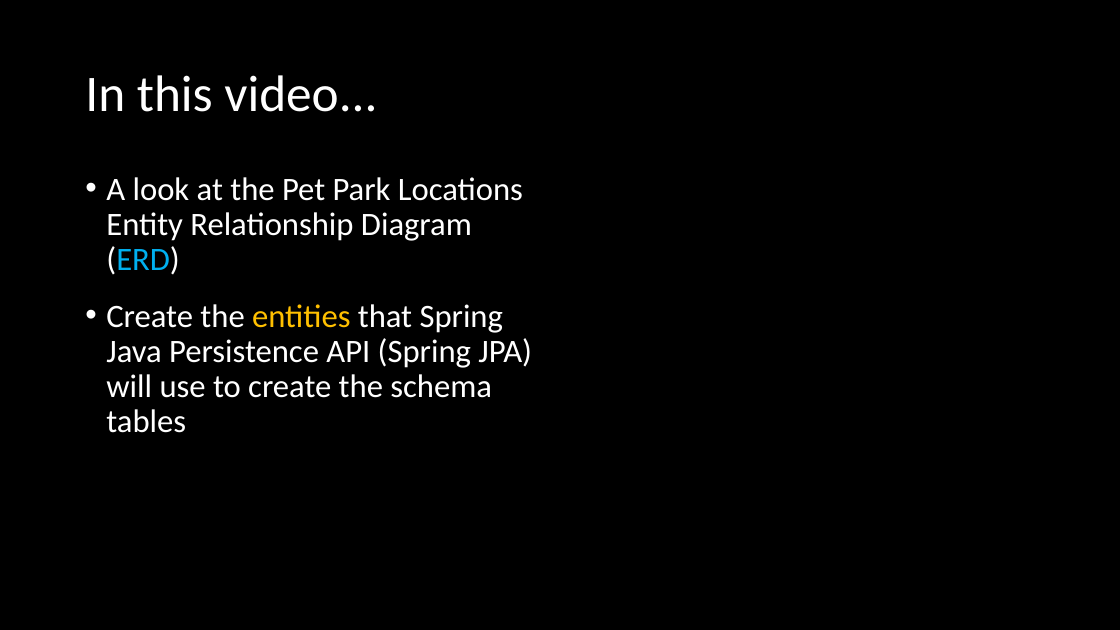
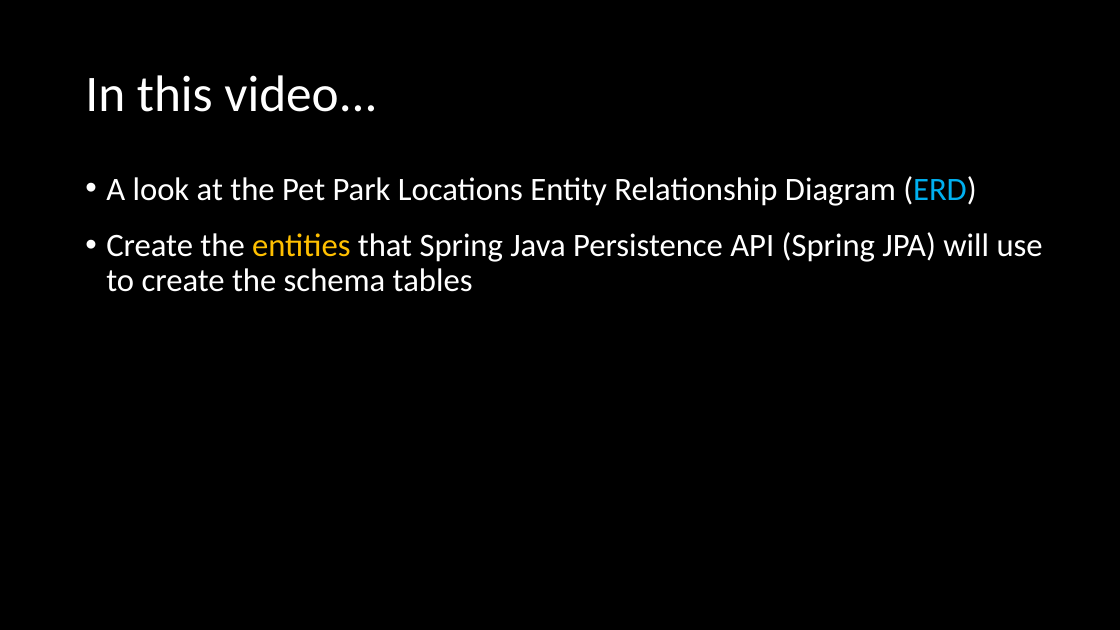
Before and after one commit to ckiefriter1/PT-BESD, a slide deck: slide 2 of Week13/04 Pet Park - Create Table Entities.pptx. Drawn at 1120x630 pixels with LibreOffice and Linux fonts; fonts in the diff are those of the drawing. Boxes give left, top, right and bottom in pixels: in the first picture for what was removed or moved away, otherwise in the second. Text is boxed around its words. In the diff, an @@ line names an element or a change of style, - is before the commit and + after.

```diff
--- a/Week13/04 Pet Park - Create Table Entities.pptx
+++ b/Week13/04 Pet Park - Create Table Entities.pptx
@@ text "A look at the Pet ..." rewrapped from bbox=[106, 177, 532, 433] to bbox=[106, 176, 1043, 292] @@
```
Also in this commit, not shown: 10 other files.
